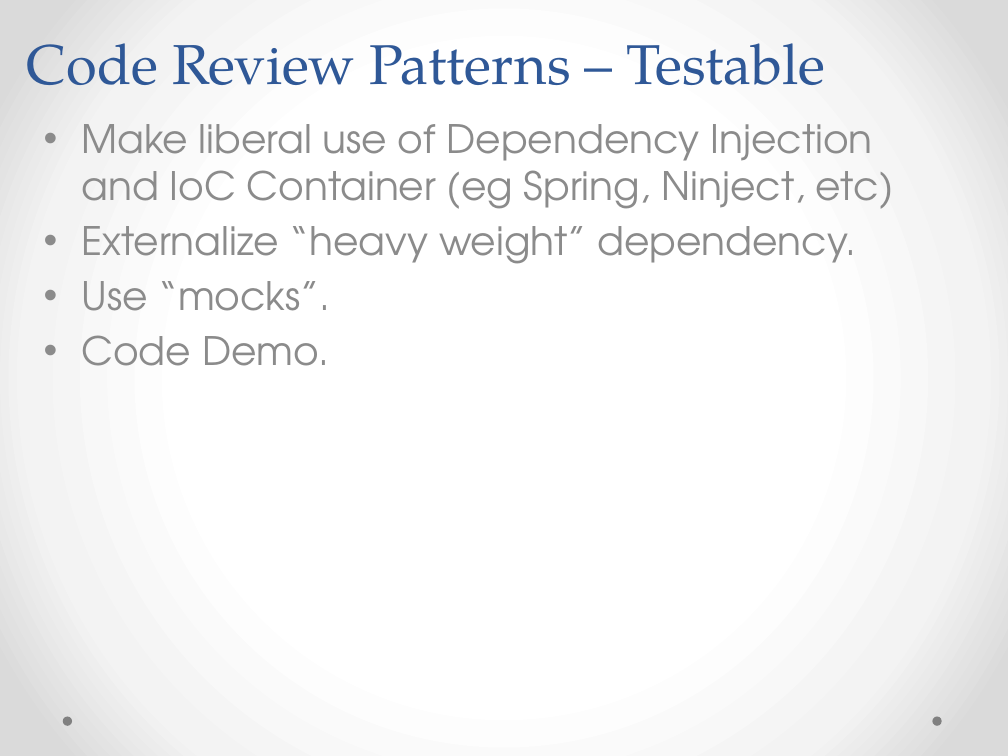
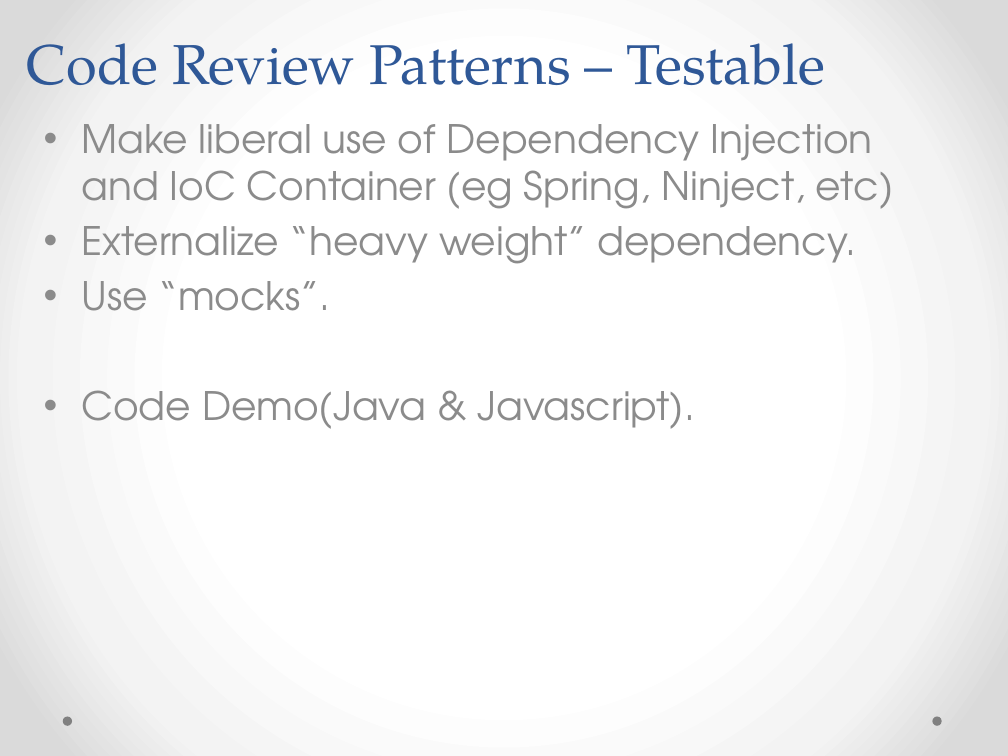
Before and after one commit to h-t-tran/brown, a slide deck: slide 21 of codereview/tech-presentation-effective-codereview.pptx. Drawn at 1008x756 pixels with LibreOffice and Linux fonts; fonts in the diff are those of the drawing. Boxes give left, top, right and bottom in pixels: in the first picture for what was removed or moved away, otherwise in the second. Text is boxed around its words. In the diff, an @@ line names an element or a change of style, - is before the commit and + after.

```diff
--- a/codereview/tech-presentation-effective-codereview.pptx
+++ b/codereview/tech-presentation-effective-codereview.pptx
@@ text at box(81, 390, 695, 429): text changed @@
-• Code Demo.
+• Code Demo(Java & Javascript).
```
Also in this commit, not shown: 16 other slides changed, 3 slides added, 2 slides removed, 7 other files.
